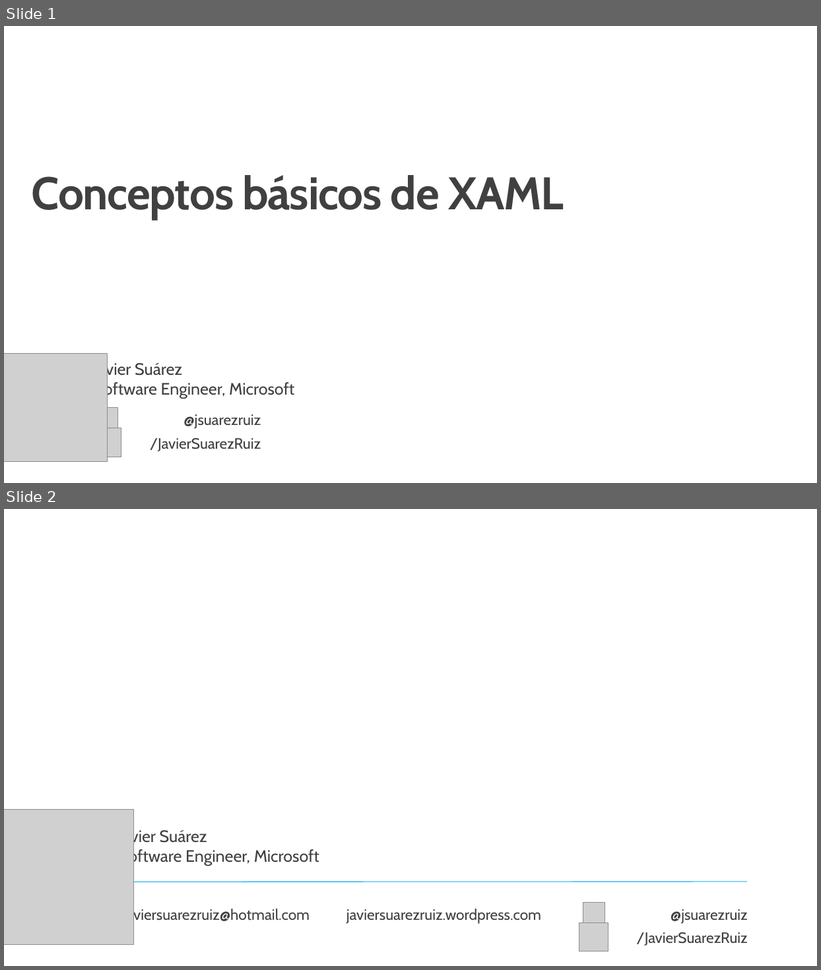
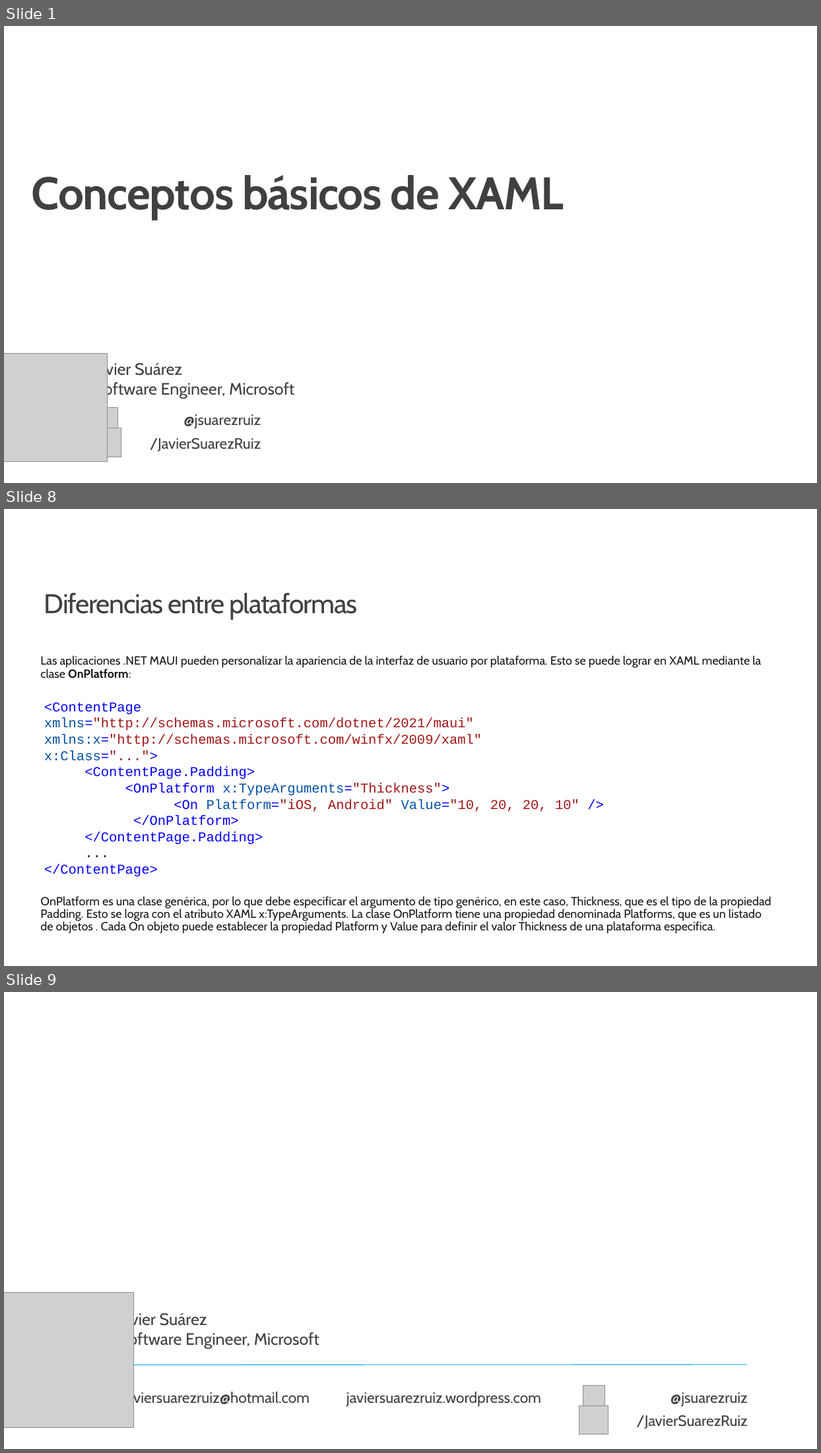
Before and after one commit to jsuarezruiz/taller-dotnet-maui, a slide deck: Bloque 4 - Creación de la UI/Taller15 - XAML.pptx. Shown one above the other, each under a label of ours: slides 1 and 2 before the commit, slides 1, 8 and 9 after it; the slides between them are not shown. The pictures are 821x970 and 821x1453 pixels, drawn with LibreOffice and Linux fonts; fonts in the diff are those of the drawing; grey boxes stand for pictures; background and template pictures are left out. Boxes give left, top, right and bottom in pixels: in the first picture for what was removed or moved away, otherwise in the second. Text is boxed around its words. In the diff, an @@ line names an element or a change of style, - is before the commit and + after.

```diff
--- a/Bloque 4 - Creación de la UI/Taller15 - XAML.pptx
+++ b/Bloque 4 - Creación de la UI/Taller15 - XAML.pptx
@@ slide 8 added at (x1=4, y1=509, x2=817, y2=966), background #FFFFFF @@
@@ title added at (x1=44, y1=593, x2=357, y2=620), 32 pt, text #404040 @@
+Diferencias entre plataformas
@@ text added at (x1=40, y1=656, x2=772, y2=934), 14 pt, text #171717 @@
+Las aplicaciones .NET MAUI pueden personalizar la apariencia de la interfaz de usuario por plataforma. Esto se puede lograr en XAML mediante la clase OnPlatform:
+OnPlatform es una clase genérica, por lo que debe especificar el argumento de tipo genérico, en este caso, Thickness, que es el tipo de la propiedad Padding. Esto se logra con el atributo XAML x:TypeArguments. La clase OnPlatform tiene una propiedad denominada Platforms, que es un listado de objetos . Cada On objeto puede establecer la propiedad Platform y Value para definir el valor Thickness de una plataforma específica.
@@ text added at (x1=44, y1=702, x2=580, y2=877), 16 pt, text #A31515 @@
+<ContentPage
+xmlns="http://schemas.microsoft.com/dotnet/2021/maui"
+xmlns:x="http://schemas.microsoft.com/winfx/2009/xaml"
+x:Class="...">
+<ContentPage.Padding>
+<OnPlatform x:TypeArguments="Thickness">
+<On Platform="iOS, Android" Value="10, 20, 20, 10" />
+</OnPlatform>
+</ContentPage.Padding>
+...
+</ContentPage>
@@ what was slide 2 is now slide 9 @@
```
Also in this commit, not shown: 6 other slides added.
